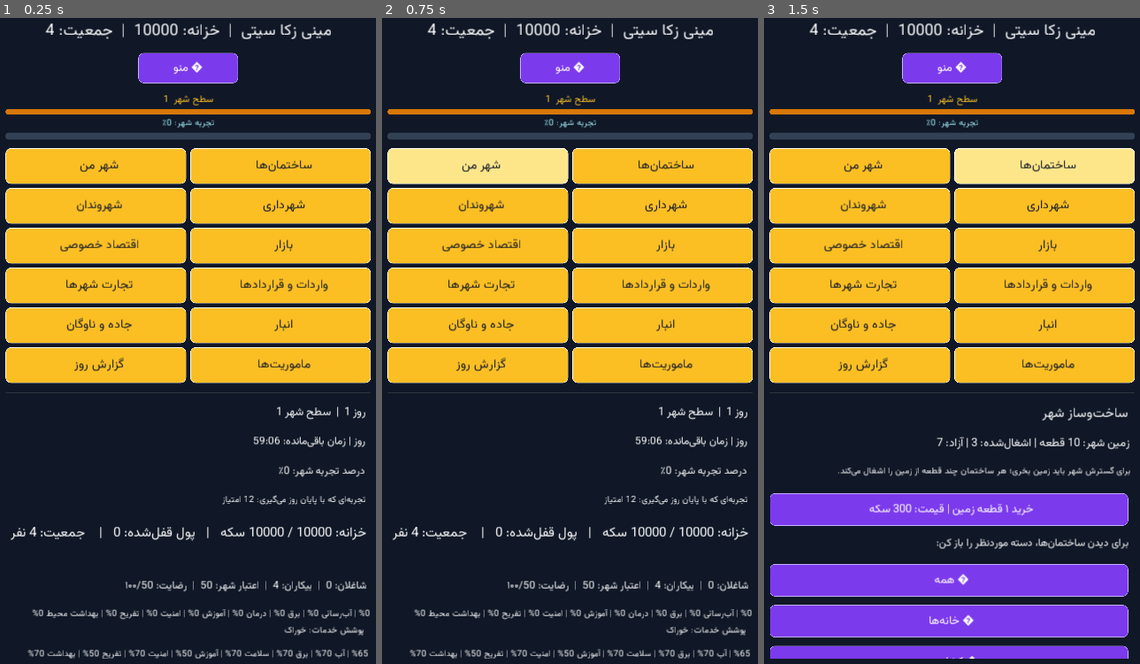
Above: before the commit, frames 1-3 (left to right).
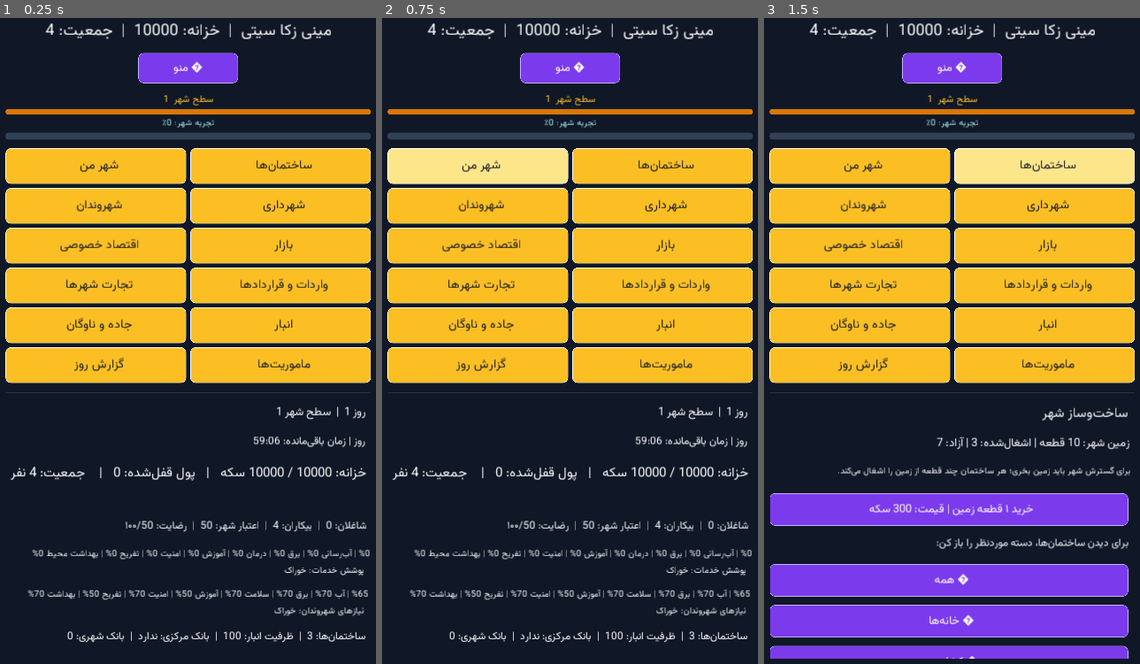
Above: after the commit, the same moments.

Repository: zekainstabot/mini-zeka-city
Game: Godot game, scene res://Main.tscn
Two runs of this game, one before a commit and one after it. Both use one fixed random seed, a clock stepped at 60 frames per second and the inputs below.
Inputs:
- Up to frame 1 (0.25 s): no input
- Up to frame 2 (0.75 s): click "ﻦﻣ ﺮﻬﺷ" at 0.5 s
- Up to frame 3 (1.5 s): click "ﺎﻫ‌ﻥﺎﻤﺘﺧﺎﺳ" at 1.25 s

The runs differ from the first frame. In frame 1, 4.7% of the frame differs, in the area x 2-99%, y 69-100%; in frame 2, 4.7%; in frame 3, nothing differs.

Commit message:
Remove redundant daily XP text from city home

Diff:
--- a/scripts/Main.gd
+++ b/scripts/Main.gd
@@ -472,8 +472,6 @@
 		"home":
 			_add_label("روز %d  |  سطح شهر %d" % [s.day,s.level], 20)
 			clock_label = _add_label("روز | زمان باقی‌مانده: 07:00", 18)
-			_add_label("درصد تجربه شهر: %d٪" % int(clamp(float(s.xp) * 100.0 / float(max(1, game.get_xp_required_for_next_level())), 0.0, 100.0)),18)
-			_add_label("تجربه‌ای که با پایان روز می‌گیری: %d امتیاز" % game.get_daily_xp_gain(),15)
 			_add_label(" خزانه: %d / %d سکه   |   پول قفل‌شده: %d   |    جمعیت: %d نفر" % [s.money,game.get_treasury_capacity(),game.get_locked_money(),s.population], 22)
 			_add_label("شاغلان: %d  |  بیکاران: %d  |  اعتبار شهر: %d  |  رضایت: %d/۱۰۰" % [game.get_employed_count(),game.get_unemployed_count(),s.reputation,int(s.get("satisfaction",50))])
 			var service_lines = []
